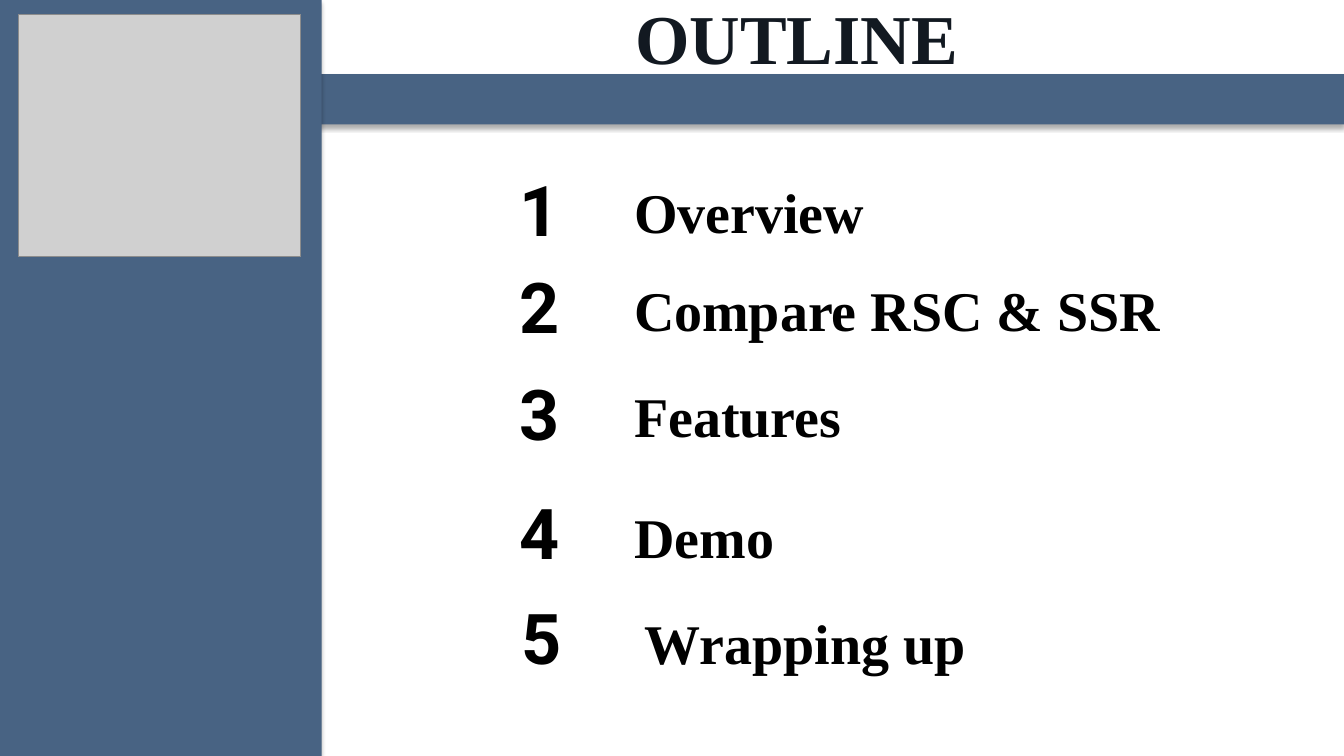
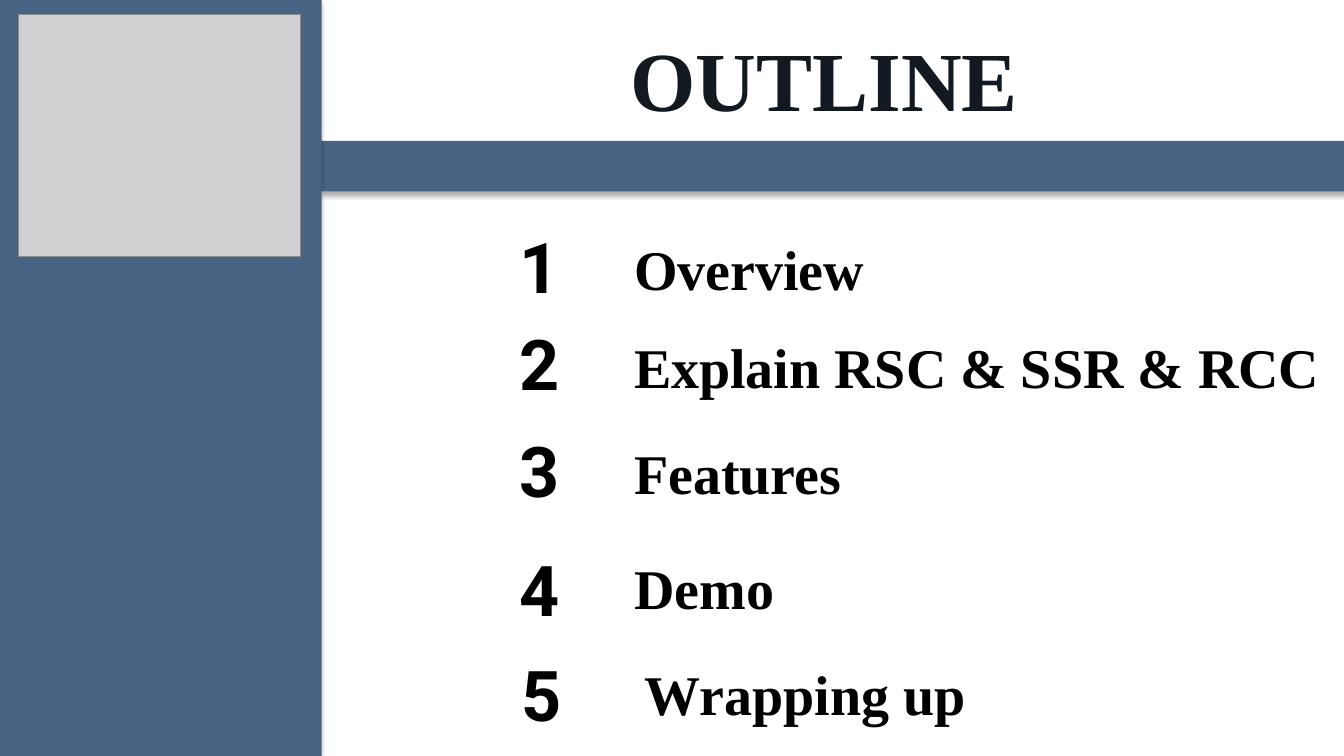
Before and after one commit to PinkPigPinkPig/seminar-rsc, a slide deck: slide 2 of RSC final.pptx. Drawn at 1344x756 pixels with LibreOffice and Linux fonts; fonts in the diff are those of the drawing; grey boxes stand for pictures. Boxes give left, top, right and bottom in pixels: in the first picture for what was removed or moved away, otherwise in the second. Text is boxed around its words. In the diff, an @@ line names an element or a change of style, - is before the commit and + after.

```diff
--- a/RSC final.pptx
+++ b/RSC final.pptx
@@ text "OUTLINE": place and size @@
-text "OUTLINE" at [635, 17, 958, 77]
+text "OUTLINE" at [631, 55, 1018, 112]
@@ text "OUTLINE" at [631, 55, 1018, 112]: size 50 to 60 pt @@
@@ rectangle: place and size @@
-rectangle at [301, 75, 1344, 125]
+rectangle at [322, 141, 1344, 192]
@@ text at [634, 349, 1319, 399]: text changed @@
-Compare RSC & SSR
+Explain RSC & SSR & RCC
@@ text "3": place and size @@
-text "3" at [519, 389, 559, 441]
+text "3" at [519, 446, 559, 498]
@@ 5 texts: place and size @@
-5 texts at [519, 186, 864, 559]
+5 texts at [519, 243, 864, 616]
@@ text "Demo": place and size @@
-text "Demo" at [635, 521, 775, 559]
+text "Demo" at [635, 572, 775, 610]
@@ text "5": place and size @@
-text "5" at [522, 614, 562, 665]
+text "5" at [522, 671, 562, 722]
@@ text "Wrapping up": place and size @@
-text "Wrapping up" at [645, 625, 966, 674]
+text "Wrapping up" at [645, 676, 966, 725]
```
Also in this commit, not shown: 14 other slides changed, 7 slides added, 6 slides removed.
